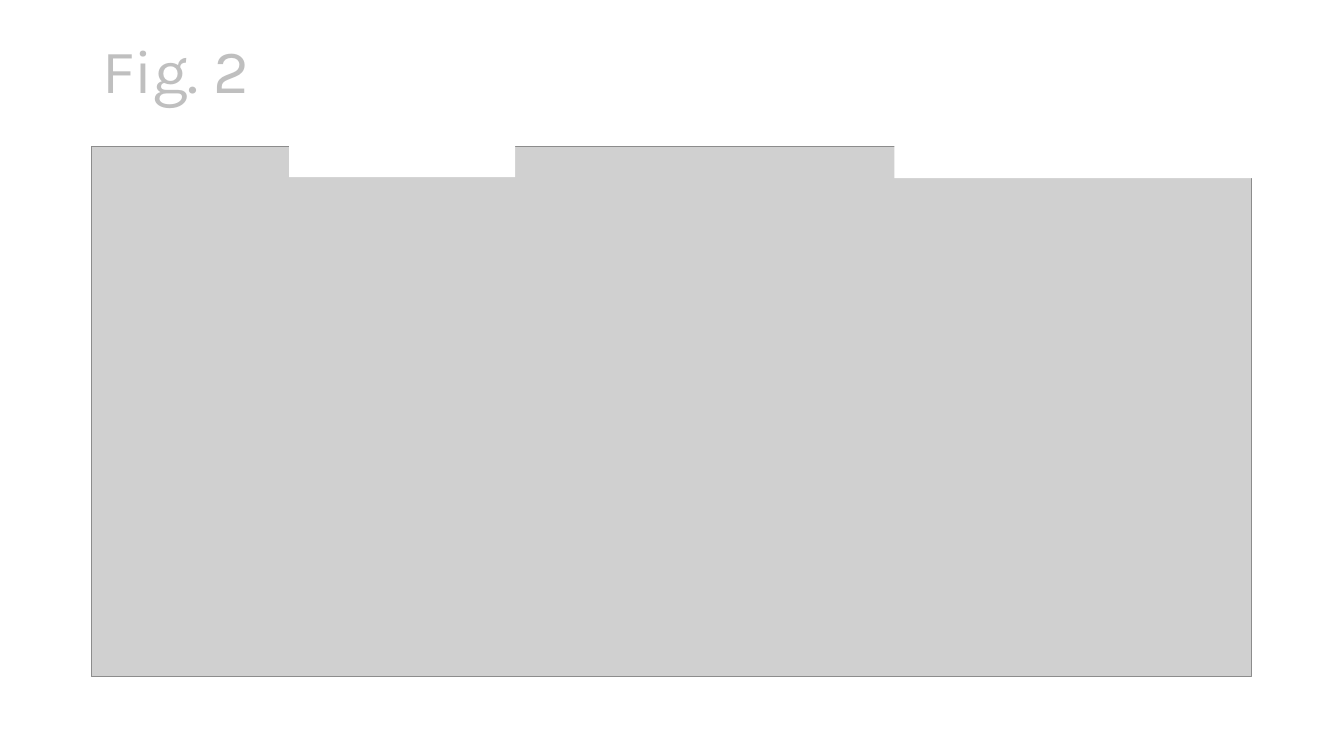
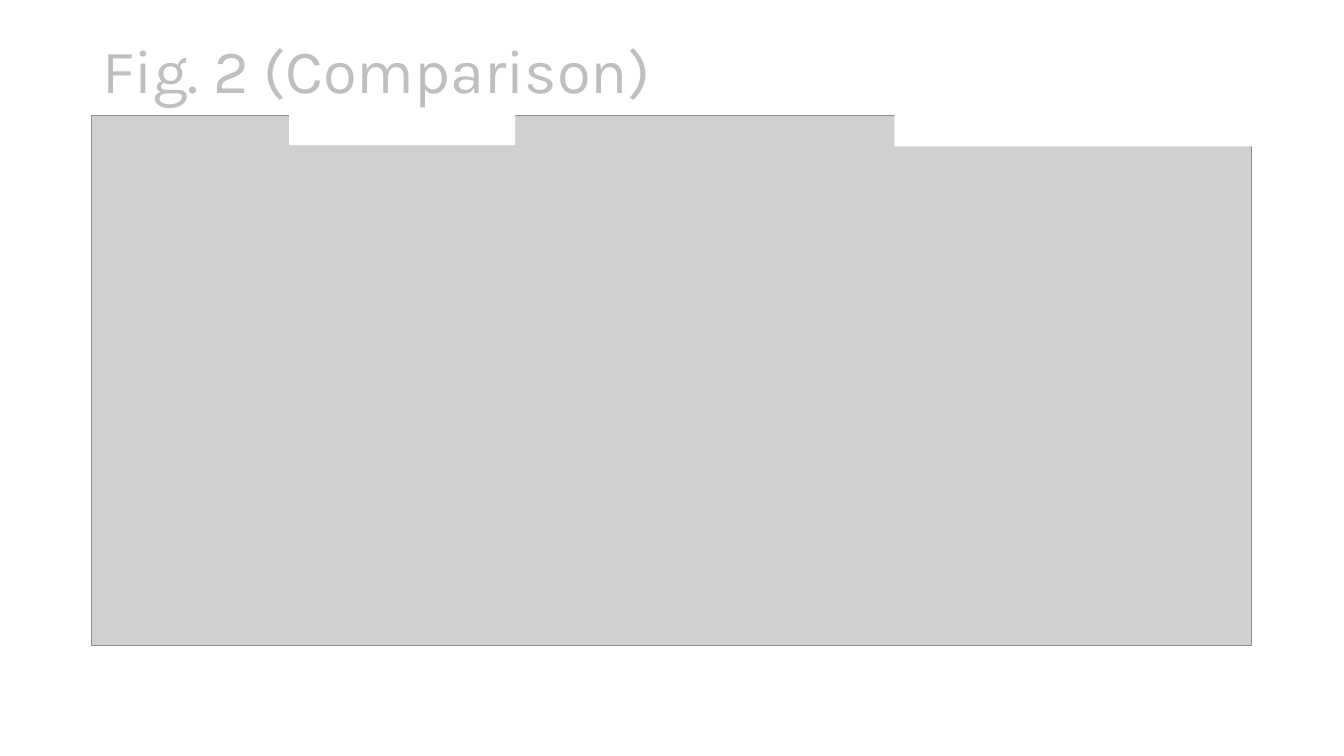
Before and after one commit to nghess/psy-507, a slide deck: slide 12 of presentation/st_yves_2023.pptx (slide 6 before the commit). Drawn at 1344x756 pixels with LibreOffice and Linux fonts; fonts in the diff are those of the drawing; grey boxes stand for pictures. Boxes give left, top, right and bottom in pixels: in the first picture for what was removed or moved away, otherwise in the second. Text is boxed around its words. In the diff, an @@ line names an element or a change of style, - is before the commit and + after.

```diff
--- a/presentation/st_yves_2023.pptx
+++ b/presentation/st_yves_2023.pptx
@@ title at (102,49,650,108): text changed @@
-Fig. 2
+Fig. 2 (Comparison)
@@ 2 rectangles, 1 picture: place and size @@
-2 rectangles, 1 picture at (92,114,1252,678)
+2 rectangles, 1 picture at (92,82,1252,646)
```
Also in this commit, not shown: 3 other slides changed, 9 slides added, 7 other files.
